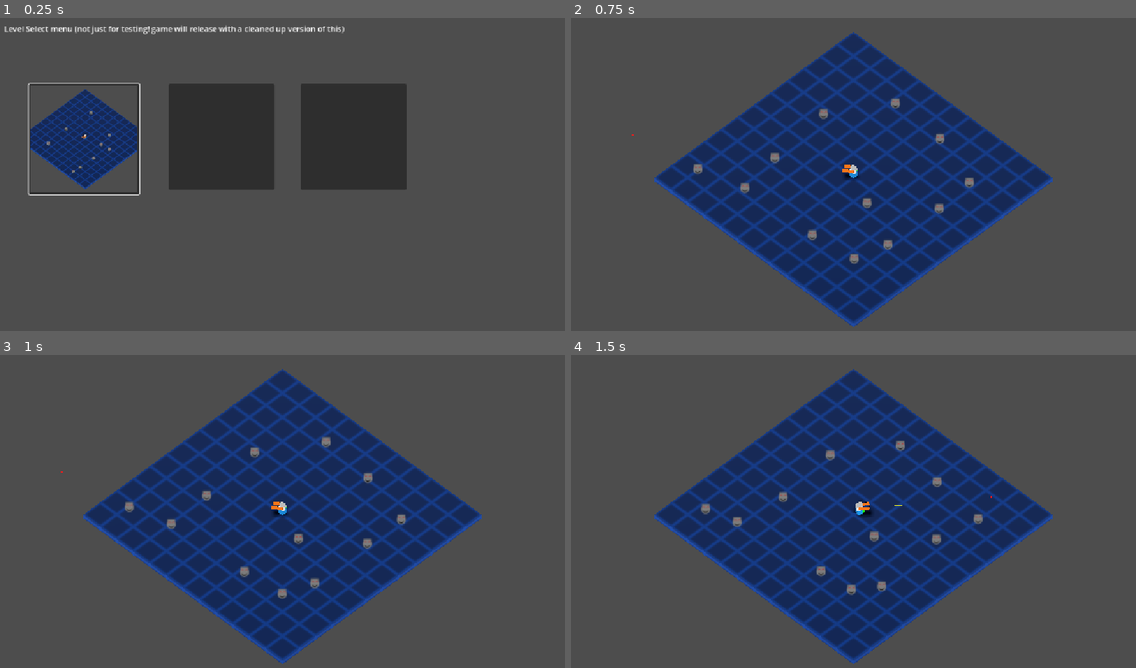
Above: before the commit, frames 1-4 (two rows, left to right).
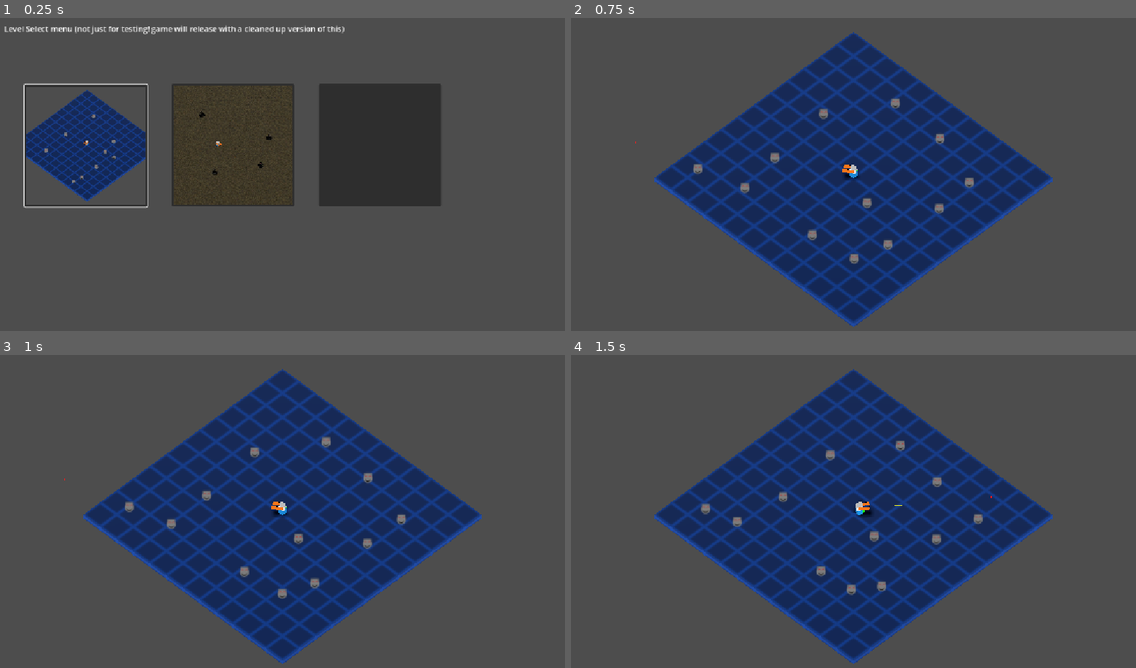
Above: after the commit, the same moments.

Repository: Gamkedo/terminus-2k28
Game: Godot game, scene res://level_menu.tscn
The game is run twice, just before and just after one commit, with the same random seed, the same clock (stepped at 60 frames per second) and the same inputs.
Inputs (mouse positions are in pixels of both pictures, inside the frame that each line leads up to; where the layout moved, square brackets give the same spot in the first picture):
- Up to frame 1 (0.25 s): no input
- Up to frame 2 (0.75 s): click (655, 146) [655, 140] at 0.5 s
- Up to frame 3 (1 s): no input
- Up to frame 4 (1.5 s): move the mouse to (977, 498) at 1.27 s; press the mouse at (977, 498) at 1.28 s; hold D (walk_right) from 1.28 s (still down)

The runs differ from the first frame. In frame 1, 12% of the frame differs, in the area x 4-78%, y 20-61%; in frame 2, less than 0.1%; in frame 3, less than 0.1%; in frame 4, nothing differs.

Commit message:
Second stage started with example 3d enemy (script's pretty redundant, anticipating they'll rapidly become less similar)

Diff:
--- /dev/null
+++ b/Materials/placeholder-glow red.tres
@@ -0,0 +1,8 @@
+[gd_resource type="StandardMaterial3D" format=3 uid="uid://bserx1t3urxwu"]
+
+[resource]
+albedo_color = Color(0.59313357, 0.5931336, 0.5931334, 1)
+metallic = 1.0
+roughness = 0.25
+emission_enabled = true
+emission = Color(1, 0, 0, 1)
--- /dev/null
+++ b/Materials/placeholder-metal.tres
@@ -0,0 +1,6 @@
+[gd_resource type="StandardMaterial3D" format=3 uid="uid://dkjck5am51jr4"]
+
+[resource]
+albedo_color = Color(0.59313357, 0.5931336, 0.5931334, 1)
+metallic = 1.0
+roughness = 0.25
--- /dev/null
+++ b/Scenes - Levels/areaB.tscn
@@ -0,0 +1,63 @@
+[gd_scene format=3 uid="uid://df8sfs7748bbo"]
+
+[ext_resource type="Texture2D" uid="uid://dv524cn03yptx" path="res://Textures/grid-square.png" id="1_7fg4l"]
+[ext_resource type="Texture2D" uid="uid://bsrs3o1e171q1" path="res://Textures/dirt-ground.png" id="1_hcq85"]
+[ext_resource type="PackedScene" uid="uid://eewdly8oh15j" path="res://Scenes - Objects/player.tscn" id="2_hcq85"]
+[ext_resource type="PackedScene" uid="uid://k63f3er0k7u7" path="res://Scenes - Objects/enemy_model_demo.tscn" id="4_hcq85"]
+
+[sub_resource type="StandardMaterial3D" id="StandardMaterial3D_42ddl"]
+albedo_texture = ExtResource("1_hcq85")
+
+[sub_resource type="BoxMesh" id="BoxMesh_y5qfa"]
+size = Vector3(128, 1, 128)
+
+[sub_resource type="StandardMaterial3D" id="StandardMaterial3D_4flbx"]
+albedo_color = Color(0, 0.29411766, 0.70980394, 1)
+albedo_texture = ExtResource("1_7fg4l")
+uv1_scale = Vector3(0.25, 0.25, 0.25)
+uv1_triplanar = true
+uv2_triplanar = true
+
+[sub_resource type="BoxShape3D" id="BoxShape3D_7tbbo"]
+size = Vector3(128, 1, 128)
+
+[node name="Node3D" type="Node3D" unique_id=881090372]
+
+[node name="Environment" type="Node3D" parent="." unique_id=1062489120]
+
+[node name="Ground" type="StaticBody3D" parent="Environment" unique_id=313648461]
+
+[node name="MeshInstance3D" type="MeshInstance3D" parent="Environment/Ground" unique_id=612605019]
+transform = Transform3D(1, 0, 0, 0, 1, 0, 0, 0, 1, 0, -1, 0)
+material_override = SubResource("StandardMaterial3D_42ddl")
+mesh = SubResource("BoxMesh_y5qfa")
+surface_material_override/0 = SubResource("StandardMaterial3D_4flbx")
+
+[node name="CollisionShape3D" type="CollisionShape3D" parent="Environment/Ground" unique_id=576058120]
+transform = Transform3D(1, 0, 0, 0, 1, 0, 0, 0, 1, 0, -1, 0)
+shape = SubResource("BoxShape3D_7tbbo")
+
+[node name="Sun" type="DirectionalLight3D" parent="Environment" unique_id=685437435]
+transform = Transform3D(0.73278594, -0.32673866, 0.59688085, 5.3732524e-08, 0.8771734, 0.48017368, -0.6804593, -0.35186443, 0.64278036, 23.942041, 17.40335, 0)
+shadow_enabled = true
+
+[node name="Camera3D" type="Camera3D" parent="." unique_id=1314461]
+transform = Transform3D(0.7071068, -0.5196631, 0.47953132, 0, 0.67815965, 0.73491466, -0.7071068, -0.5196631, 0.47953132, 45, 68.70383, 45)
+projection = 1
+size = 54.271
+
+[node name="Player" parent="." unique_id=935553468 instance=ExtResource("2_hcq85")]
+
+[node name="Starter Enemies" type="Node3D" parent="." unique_id=849493121]
+
+[node name="EnemyModelDemo" parent="Starter Enemies" unique_id=533656628 instance=ExtResource("4_hcq85")]
+transform = Transform3D(1, 0, 0, 0, 1, 0, 0, 0, 1, 10.37533, -3.8146973e-06, -19.88921)
+
+[node name="EnemyModelDemo2" parent="Starter Enemies" unique_id=488020601 instance=ExtResource("4_hcq85")]
+transform = Transform3D(1, 0, 0, 0, 1, 0, 0, 0, 1, -15.697277, -1.1444092e-05, -3.6301289)
+
+[node name="EnemyModelDemo3" parent="Starter Enemies" unique_id=352471115 instance=ExtResource("4_hcq85")]
+transform = Transform3D(1, 0, 0, 0, 1, 0, 0, 0, 1, 11.434343, -7.6293945e-06, 14.807894)
+
+[node name="EnemyModelDemo4" parent="Starter Enemies" unique_id=656984093 instance=ExtResource("4_hcq85")]
+transform = Transform3D(1, 0, 0, 0, 1, 0, 0, 0, 1, 17.292562, -7.6293945e-06, -4.7009735)
--- a/Scenes - Objects/enemy_billboard_demo.tscn
+++ b/Scenes - Objects/enemy_billboard_demo.tscn
@@ -1,6 +1,6 @@
 [gd_scene format=3 uid="uid://mkhovd4r8qf5"]
 
-[ext_resource type="Script" uid="uid://bsu3opfror6hn" path="res://Scripts/gameplay/enemy_billboard_demo.gd" id="1_pycf4"]
+[ext_resource type="Script" uid="uid://bsu3opfror6hn" path="res://Scripts/gameplay/enemies/enemy_billboard_demo.gd" id="1_pycf4"]
 [ext_resource type="Texture2D" uid="uid://dt4bk4pj6l4dw" path="res://Sprites/enemy-billboard-demo.png" id="2_5kkw8"]
 
 [sub_resource type="QuadMesh" id="QuadMesh_7tbbo"]
--- /dev/null
+++ b/Scenes - Objects/enemy_model_demo.tscn
@@ -0,0 +1,40 @@
+[gd_scene format=3 uid="uid://k63f3er0k7u7"]
+
+[ext_resource type="Script" uid="uid://do3on4l85eckh" path="res://Scripts/gameplay/enemies/enemy_model_demo.gd" id="1_ltojq"]
+[ext_resource type="PackedScene" uid="uid://cc2gbvpkv4j7f" path="res://Models (game format)/example-tread-robot.glb" id="2_o2cbc"]
+[ext_resource type="Material" uid="uid://dkjck5am51jr4" path="res://Materials/placeholder-metal.tres" id="3_ltojq"]
+[ext_resource type="Material" uid="uid://bserx1t3urxwu" path="res://Materials/placeholder-glow red.tres" id="4_q0jld"]
+
+[sub_resource type="CylinderShape3D" id="CylinderShape3D_7tbbo"]
+height = 1.7001953
+radius = 0.85791016
+
+[sub_resource type="BoxMesh" id="BoxMesh_7tbbo"]
+
+[node name="EnemyModelDemo" type="Node3D" unique_id=533656628 groups=["enemy"]]
+script = ExtResource("1_ltojq")
+
+[node name="example-tread-robot" parent="." unique_id=1928178245 instance=ExtResource("2_o2cbc")]
+
+[node name="TreadRobotExample" parent="example-tread-robot" index="0" unique_id=829737725]
+surface_material_override/0 = ExtResource("3_ltojq")
+
+[node name="Area3D" type="Area3D" parent="." unique_id=1926181443]
+collision_layer = 2
+collision_mask = 4
+
+[node name="CollisionShape3D" type="CollisionShape3D" parent="Area3D" unique_id=119700671]
+transform = Transform3D(1, 0, 0, 0, 1, 0, 0, 0, 1, 0, 0.39013672, 0)
+shape = SubResource("CylinderShape3D_7tbbo")
+
+[node name="RedEye Right" type="MeshInstance3D" parent="." unique_id=565180225]
+transform = Transform3D(0.08485281, -0.08485281, 0, 0.08485281, 0.08485281, 0, 0, 0, 0.12, -0.15, 2.327, -0.242)
+mesh = SubResource("BoxMesh_7tbbo")
+surface_material_override/0 = ExtResource("4_q0jld")
+
+[node name="RedEye Left" type="MeshInstance3D" parent="." unique_id=1315879811]
+transform = Transform3D(0.08485281, -0.08485281, 0, 0.08485281, 0.08485281, 0, 0, 0, 0.12, 0.15, 2.327, -0.242)
+mesh = SubResource("BoxMesh_7tbbo")
+surface_material_override/0 = ExtResource("4_q0jld")
+
+[editable path="example-tread-robot"]
--- a/Scenes - Objects/laser_bolt.tscn
+++ b/Scenes - Objects/laser_bolt.tscn
@@ -1,6 +1,6 @@
 [gd_scene format=3 uid="uid://cblqj4rysl46l"]
 
-[ext_resource type="Script" uid="uid://cm2j6bvbieeve" path="res://Scripts/gameplay/laser_bolt.gd" id="1_p5fsa"]
+[ext_resource type="Script" uid="uid://cm2j6bvbieeve" path="res://Scripts/gameplay/projectiles/laser_bolt.gd" id="1_p5fsa"]
 
 [sub_resource type="BoxMesh" id="BoxMesh_7tbbo"]
 size = Vector3(1, 1, 3.717163)
--- /dev/null
+++ b/Scripts/gameplay/enemies/enemy_model_demo.gd
@@ -0,0 +1,25 @@
+extends Node3D
+
+var speed := 2.0
+var drift_time := 1.5
+
+var direction := Vector3.ZERO
+var time_left := 0.0
+
+var rotation_speed := 5
+
+func _ready():
+	pick_new_direction()
+
+func _process(delta):
+	time_left -= delta
+	if time_left <= 0:
+		pick_new_direction()
+	global_position += direction * speed * delta
+	rotation.y = lerp_angle(rotation.y, atan2(-direction.x, -direction.z), delta * rotation_speed)
+
+func pick_new_direction():
+	var angle = randf_range(0.0, 2.0*PI)
+	var dir := Vector2.from_angle(angle)
+	direction = Vector3(dir.x, 0, dir.y)
+	time_left = drift_time
--- a/Scripts/menus/level_select.gd
+++ b/Scripts/menus/level_select.gd
@@ -1,9 +1,12 @@
 extends Node
 
-@onready var area_a: Button = $AreaA
+@export var area_a: Button
 
 func _ready() -> void:
 	area_a.grab_focus()
 
 func _on_area_a_pressed() -> void:
 	get_tree().change_scene_to_file("res://Scenes - Levels/areaA.tscn")
+
+func _on_area_b_pressed() -> void:
+	get_tree().change_scene_to_file("res://Scenes - Levels/areaB.tscn")
--- a/level_menu.tscn
+++ b/level_menu.tscn
@@ -2,9 +2,11 @@
 
 [ext_resource type="Script" uid="uid://cqaictl8xy27t" path="res://Scripts/menus/level_select.gd" id="1_mcy63"]
 [ext_resource type="Texture2D" uid="uid://orfwumf3qiy1" path="res://Scenes - Levels/Level Select Preview Images/areaA-preview.jpg" id="1_pssaq"]
+[ext_resource type="Texture2D" uid="uid://c3neky7qng2wm" path="res://Scenes - Levels/Level Select Preview Images/areaB-preview.jpg" id="3_g3bd0"]
 
-[node name="LevelMenu" type="Node2D" unique_id=431338942]
+[node name="LevelMenu" type="Node2D" unique_id=431338942 node_paths=PackedStringArray("area_a")]
 script = ExtResource("1_mcy63")
+area_a = NodePath("AreaA")
 
 [node name="Label" type="Label" parent="." unique_id=716597263]
 offset_left = 8.0
@@ -15,23 +17,26 @@
 text = "Level Select menu (not just for testing! game will release with a cleaned up version of this)"
 
 [node name="AreaA" type="Button" parent="." unique_id=181493714]
-offset_left = 59.0
-offset_top = 135.0
-offset_right = 284.0
-offset_bottom = 360.0
+offset_left = 50.0
+offset_top = 136.0
+offset_right = 300.0
+offset_bottom = 386.0
 icon = ExtResource("1_pssaq")
 expand_icon = true
 
 [node name="AreaB" type="Button" parent="." unique_id=882515598]
-offset_left = 344.0
+offset_left = 350.0
 offset_top = 135.0
-offset_right = 560.0
-offset_bottom = 351.0
+offset_right = 600.0
+offset_bottom = 385.0
+icon = ExtResource("3_g3bd0")
+expand_icon = true
 
 [node name="AreaC" type="Button" parent="." unique_id=1680213156]
-offset_left = 613.0
+offset_left = 650.0
 offset_top = 135.0
-offset_right = 829.0
-offset_bottom = 351.0
+offset_right = 900.0
+offset_bottom = 385.0
 
 [connection signal="pressed" from="AreaA" to="." method="_on_area_a_pressed"]
+[connection signal="pressed" from="AreaB" to="." method="_on_area_b_pressed"]
Binary file added: Models (game format)/example-tread-robot.glb
Not shown, added: Models (game format)/example-tread-robot.glb.import
Binary file added: Scenes - Levels/Level Select Preview Images/areaB-preview.jpg
Not shown, added: Scenes - Levels/Level Select Preview Images/areaB-preview.jpg.import
Renamed: Scripts/gameplay/enemy_billboard_demo.gd -> Scripts/gameplay/enemies/enemy_billboard_demo.gd
Renamed: Scripts/gameplay/enemy_billboard_demo.gd.uid -> Scripts/gameplay/enemies/enemy_billboard_demo.gd.uid
Not shown, added: Scripts/gameplay/enemies/enemy_model_demo.gd.uid
Renamed: Scripts/gameplay/laser_bolt.gd -> Scripts/gameplay/projectiles/laser_bolt.gd
Renamed: Scripts/gameplay/laser_bolt.gd.uid -> Scripts/gameplay/projectiles/laser_bolt.gd.uid
Not shown, added: Source Art or Audio (blend, psd, aup etc)/example-tread-robot.blend.import
Binary file added: Textures/dirt-ground.png
Not shown, added: Textures/dirt-ground.png.import
(and 2 more such lines)
